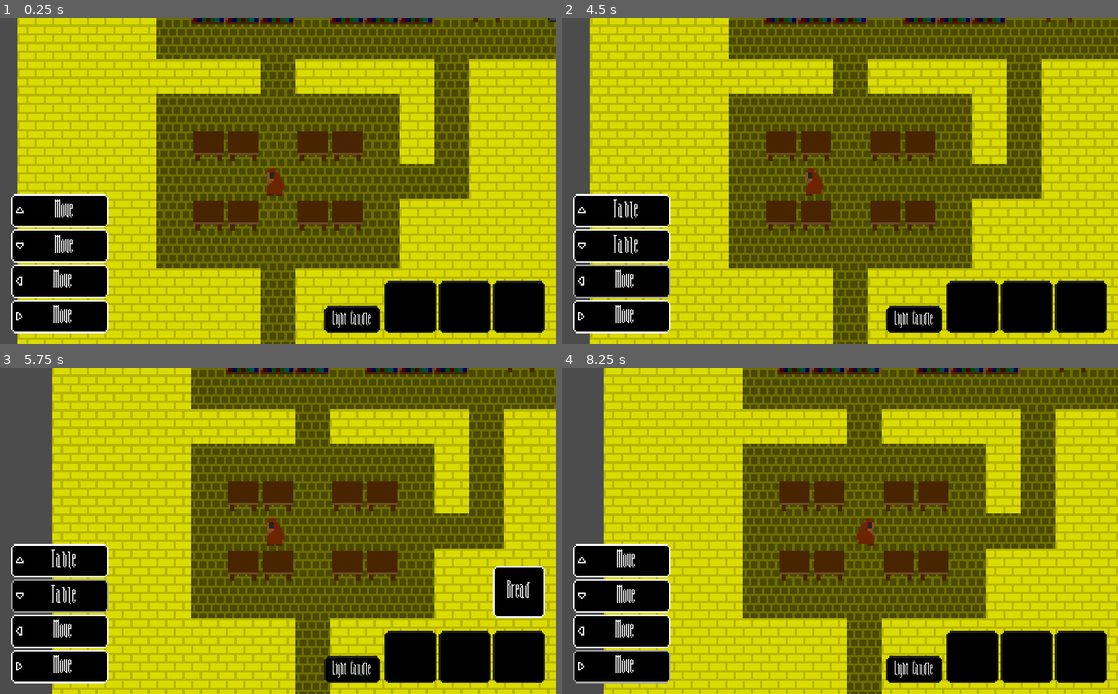
Above: before the commit, frames 1-4 (two rows, left to right).
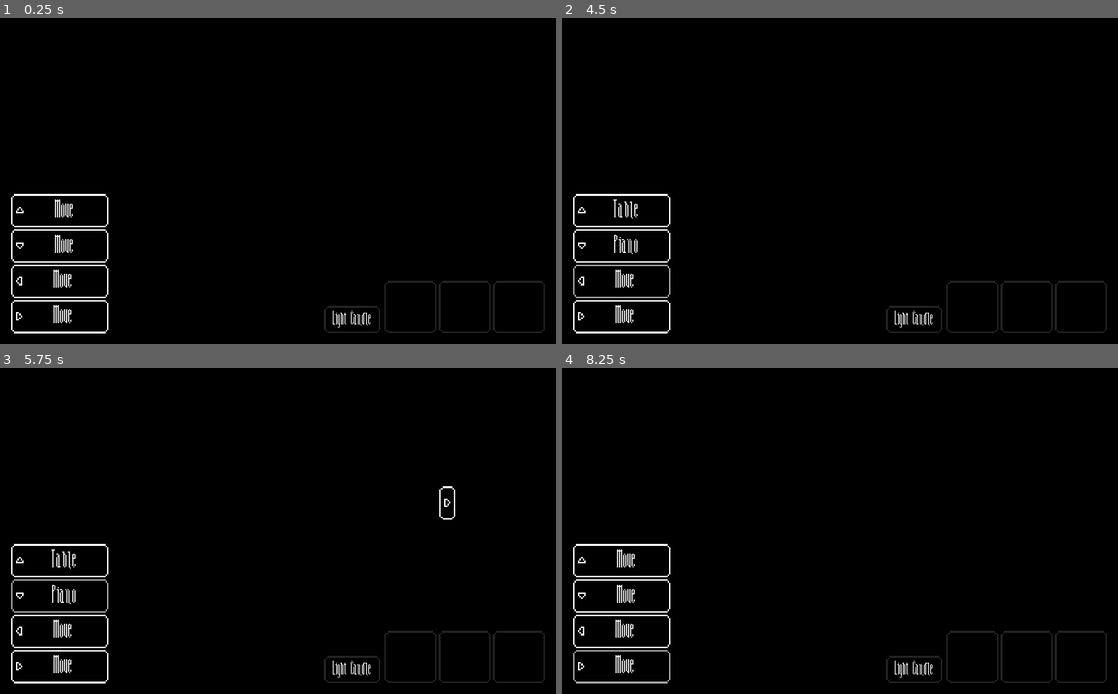
Above: after the commit, the same moments.

Repository: Demindiro/you-are-alone
Game: Godot game, scene res://test_map.tscn
Same seed, same stepped clock (60 frames per second), same inputs: the game is played once before the commit and once after it. This scene is started directly instead of the project's main scene.
Inputs (mouse positions are in pixels of both pictures, inside the frame that each line leads up to):
- Up to frame 1 (0.25 s): no input
- Up to frame 2 (4.5 s): click "Move" at 0.5 s; hold Up (move_up) 1.28-2.75 s; click "Move" at 2.75 s; hold Left (move_left) 3.53-4.25 s; click "Move" at 4.25 s
- Up to frame 3 (5.75 s): click "Table" (after the commit: "Piano") at 5 s
- Up to frame 4 (8.25 s): click (1006, 504) at 5.77 s; click (1006, 504) at 6.52 s; click "Table" at 7.25 s; click "Move" at 8 s

The runs differ from the first frame. In frame 1, 88% of the frame differs, in the area x 0-100%, y 0-100%; in frame 2, 88%; in frame 3, 87%; in frame 4, 88%.

Commit message:
Add piano puzzle

Diff:
--- a/map/map.gd
+++ b/map/map.gd
@@ -12,6 +12,7 @@
 const DOOR_ID := 2
 
 const JESUS_ID := 15
+const PIANO_ID := 16
 
 const TILE_TO_ACTION_MAP := {
 	WALL_ID: GWJ30_TileAction_Wall,
@@ -34,7 +35,8 @@
 }
 
 const PUZZLES := {
-	GWJ30_TileAction_Puzzle_Jesus: JESUS_ID
+	GWJ30_TileAction_Puzzle_Jesus: JESUS_ID,
+	GWJ30_TileAction_Puzzle_Piano: PIANO_ID,
 }
 
 var actions := {}
@@ -98,8 +100,8 @@
 	inventory_positions_shuffled.shuffle()
 	var puzzles_shuffled := PUZZLES.keys()
 	puzzles_shuffled.shuffle()
-	for i in 1:
-		var key: PoolIntArray = inventory_positions.pop_back()
+	for i in 2:
+		var key: PoolIntArray = inventory_positions_shuffled.pop_back()
 		var pzl = puzzles_shuffled.pop_back()
 		actions[key] = pzl.new()
 		actions[key].position = Vector2(key[0], key[1])
--- a/player/player.tscn
+++ b/player/player.tscn
@@ -48,31 +48,26 @@
 animation = "walking"
 
 [node name="Center shadow" type="MeshInstance2D" parent="Visual"]
-visible = false
 material = ExtResource( 3 )
 position = Vector2( 8, 8 )
 mesh = SubResource( 2 )
 
 [node name="Cover left" type="MeshInstance2D" parent="Visual"]
-visible = false
 material = SubResource( 4 )
 position = Vector2( -1040, -992 )
 mesh = SubResource( 5 )
 
 [node name="Cover up" type="MeshInstance2D" parent="Visual"]
-visible = false
 material = SubResource( 4 )
 position = Vector2( 1000, -1040 )
 mesh = SubResource( 5 )
 
 [node name="Cover right" type="MeshInstance2D" parent="Visual"]
-visible = false
 material = SubResource( 4 )
 position = Vector2( 1056, 992 )
 mesh = SubResource( 5 )
 
 [node name="Cover down" type="MeshInstance2D" parent="Visual"]
-visible = false
 material = SubResource( 4 )
 position = Vector2( -992, 1056 )
 mesh = SubResource( 5 )
--- a/project.godot
+++ b/project.godot
@@ -138,6 +138,11 @@
 "class": "GWJ30_TileAction_Puzzle_Jesus",
 "language": "GDScript",
 "path": "res://puzzles/jesus/puzzle.gd"
+}, {
+"base": "GWJ30_TileAction_Puzzle",
+"class": "GWJ30_TileAction_Puzzle_Piano",
+"language": "GDScript",
+"path": "res://puzzles/piano/puzzle.gd"
 }, {
 "base": "GWJ30_TileAction_Inventory",
 "class": "GWJ30_TileAction_Table",
@@ -176,6 +181,7 @@
 "GWJ30_TileAction_Puzzle": "",
 "GWJ30_TileAction_Puzzle_Door": "",
 "GWJ30_TileAction_Puzzle_Jesus": "",
+"GWJ30_TileAction_Puzzle_Piano": "",
 "GWJ30_TileAction_Table": "",
 "GWJ30_TileAction_Wall": ""
 }
--- /dev/null
+++ b/puzzles/piano/puzzle.gd
@@ -0,0 +1,53 @@
+extends GWJ30_TileAction_Puzzle
+class_name GWJ30_TileAction_Puzzle_Piano
+
+class Puzzle:
+	extends GWJ30_TileActionResult_Puzzle
+	var notes := PoolIntArray()
+	var solution := PoolIntArray()
+
+	const LENGTH := 4
+	const PITCHES := 3
+
+	func _init() -> void:
+		for i in LENGTH:
+			solution.push_back(randi() % PITCHES)
+
+	func put_item(item: String) -> bool:
+		if item == "Button":
+			notes.push_back(-1)
+			return true
+		return false
+
+	func get_ui() -> Control:
+		var c: Control = preload("ui.tscn").instance()
+		c.puzzle = self
+		return c
+
+	func set_note(note: int, pitch: int) -> void:
+		notes[note] = pitch
+		if notes == solution:
+			emit_signal("solved")
+
+var puzzle := Puzzle.new()
+var inventory := GWJ30_TileActionResult_Inventory.new([null])
+
+func _init() -> void:
+	name = "Piano"
+	items = inventory.items
+	puzzle.owner = weakref(self)
+
+func get_necessary_items() -> PoolStringArray:
+	var a := PoolStringArray()
+	for _i in Puzzle.LENGTH:
+		a.push_back("Button")
+	return a
+
+func is_solved() -> bool:
+	return puzzle.notes == puzzle.solution
+
+func do(player: GWJ30_Player) -> GWJ30_TileActionResult:
+	if is_solved():
+		return inventory
+	else:
+		return puzzle
--- /dev/null
+++ b/puzzles/piano/ui.gd
@@ -0,0 +1,58 @@
+extends Control
+
+
+const LENGTH := 4
+const PITCHES := 3
+
+export var low_pitch_path := NodePath()
+export var medium_pitch_path := NodePath()
+export var high_pitch_path := NodePath()
+onready var low_pitch: AudioStreamPlayer = get_node(low_pitch_path)
+onready var medium_pitch: AudioStreamPlayer = get_node(medium_pitch_path)
+onready var high_pitch: AudioStreamPlayer = get_node(high_pitch_path)
+
+export(Array, NodePath) var note_paths := []
+
+export var timer_path := NodePath()
+onready var timer: Timer = get_node(timer_path)
+
+var progress := 0
+var puzzle
+
+
+func _ready() -> void:
+	for i in len(puzzle.solution) - len(puzzle.notes):
+		get_node(note_paths[-i - 1]).visible = false
+	for i in len(puzzle.notes):
+		if puzzle.notes[i] >= 0:
+			get_node(note_paths[i]).get_child(puzzle.notes[i]).pressed = true
+
+
+func play() -> void:
+	progress = 0
+	timer.start()
+	play_note()
+
+
+func play_note() -> void:
+	_play_pitch(puzzle.solution[progress])
+	progress += 1
+	if progress == len(puzzle.solution):
+		timer.stop()
+
+
+func selected_pitch(pitch: int, note: int):
+	_play_pitch(pitch)
+	puzzle.set_note(note, pitch)
+
+
+func _play_pitch(pitch: int) -> void:
+	match pitch:
+		0:
+			low_pitch.play()
+		1:
+			medium_pitch.play()
+		2:
+			high_pitch.play()
+		_:
+			assert(false, "Invalid pitch")
--- /dev/null
+++ b/puzzles/piano/ui.tscn
@@ -0,0 +1,79 @@
+[gd_scene load_steps=6 format=2]
+
+[ext_resource path="res://puzzles/piano/piano01.ogg" type="AudioStream" id=1]
+[ext_resource path="res://ui/arrow_right-x3.png" type="Texture" id=2]
+[ext_resource path="res://ui/theme.tres" type="Theme" id=3]
+[ext_resource path="res://puzzles/piano/ui.gd" type="Script" id=4]
+[ext_resource path="res://puzzles/piano/ui_note.tscn" type="PackedScene" id=5]
+
+[node name="Piano" type="Control"]
+anchor_right = 1.0
+anchor_bottom = 1.0
+theme = ExtResource( 3 )
+script = ExtResource( 4 )
+__meta__ = {
+"_edit_use_anchors_": false
+}
+low_pitch_path = NodePath("Low pitch")
+medium_pitch_path = NodePath("Medium pitch")
+high_pitch_path = NodePath("High pitch")
+note_paths = [ NodePath("Input/Note 0"), NodePath("Input/Note 1"), NodePath("Input/Note 2"), NodePath("Input/Note 3") ]
+timer_path = NodePath("Timer")
+
+[node name="Low pitch" type="AudioStreamPlayer" parent="."]
+stream = ExtResource( 1 )
+pitch_scale = 0.9
+
+[node name="Medium pitch" type="AudioStreamPlayer" parent="."]
+stream = ExtResource( 1 )
+
+[node name="High pitch" type="AudioStreamPlayer" parent="."]
+stream = ExtResource( 1 )
+pitch_scale = 1.1
+
+[node name="Play" type="Button" parent="."]
+anchor_left = 0.5
+anchor_top = 1.0
+anchor_right = 0.5
+anchor_bottom = 1.0
+margin_bottom = -20.0
+grow_horizontal = 2
+grow_vertical = 0
+focus_mode = 0
+mouse_default_cursor_shape = 2
+icon = ExtResource( 2 )
+__meta__ = {
+"_edit_use_anchors_": false
+}
+
+[node name="Timer" type="Timer" parent="."]
+
+[node name="Input" type="HBoxContainer" parent="."]
+anchor_left = 0.5
+anchor_right = 0.5
+margin_top = 20.0
+grow_horizontal = 2
+__meta__ = {
+"_edit_use_anchors_": false
+}
+
+[node name="Note 0" parent="Input" instance=ExtResource( 5 )]
+margin_right = 33.0
+
+[node name="Note 1" parent="Input" instance=ExtResource( 5 )]
+margin_left = 37.0
+margin_right = 70.0
+
+[node name="Note 2" parent="Input" instance=ExtResource( 5 )]
+margin_left = 74.0
+margin_right = 107.0
+
+[node name="Note 3" parent="Input" instance=ExtResource( 5 )]
+margin_left = 111.0
+margin_right = 144.0
+[connection signal="pressed" from="Play" to="." method="play"]
+[connection signal="timeout" from="Timer" to="." method="play_note"]
+[connection signal="selected" from="Input/Note 0" to="." method="selected_pitch" binds= [ 0 ]]
+[connection signal="selected" from="Input/Note 1" to="." method="selected_pitch" binds= [ 1 ]]
+[connection signal="selected" from="Input/Note 2" to="." method="selected_pitch" binds= [ 2 ]]
+[connection signal="selected" from="Input/Note 3" to="." method="selected_pitch" binds= [ 3 ]]
--- /dev/null
+++ b/puzzles/piano/ui_note.gd
@@ -0,0 +1,12 @@
+extends VBoxContainer
+
+signal selected(item)
+
+func _ready() -> void:
+	var group := ButtonGroup.new()
+	var i := 0
+	for c in get_children():
+		c.group = group
+		var e: int = c.connect("pressed", self, "emit_signal", ["selected", i])
+		assert(e == OK)
+		i += 1
--- /dev/null
+++ b/puzzles/piano/ui_note.tscn
@@ -0,0 +1,28 @@
+[gd_scene load_steps=2 format=2]
+
+[ext_resource path="res://puzzles/piano/ui_note.gd" type="Script" id=1]
+
+[node name="Note" type="VBoxContainer"]
+margin_right = 34.0
+margin_bottom = 188.0
+script = ExtResource( 1 )
+__meta__ = {
+"_edit_use_anchors_": false
+}
+
+[node name="Low" type="CheckBox" parent="."]
+margin_right = 34.0
+margin_bottom = 24.0
+focus_mode = 0
+
+[node name="Medium" type="CheckBox" parent="."]
+margin_top = 28.0
+margin_right = 34.0
+margin_bottom = 52.0
+focus_mode = 0
+
+[node name="High" type="CheckBox" parent="."]
+margin_top = 56.0
+margin_right = 34.0
+margin_bottom = 80.0
+focus_mode = 0
--- a/tiles/tileset.tres
+++ b/tiles/tileset.tres
@@ -8,6 +8,7 @@
 [ext_resource path="res://tiles/bookshelf.png" type="Texture" id=6]
 [ext_resource path="res://tiles/table.png" type="Texture" id=7]
 [ext_resource path="res://tiles/jesus.png" type="Texture" id=8]
+[ext_resource path="res://tiles/piano.png" type="Texture" id=9]
 
 [resource]
 0/name = "wall.png 0"
@@ -234,3 +235,17 @@
 15/shape_one_way_margin = 0.0
 15/shapes = [  ]
 15/z_index = 0
+16/name = "piano.png 16"
+16/texture = ExtResource( 9 )
+16/tex_offset = Vector2( 0, 0 )
+16/modulate = Color( 1, 1, 1, 1 )
+16/region = Rect2( 0, 0, 16, 16 )
+16/tile_mode = 0
+16/occluder_offset = Vector2( 0, 0 )
+16/navigation_offset = Vector2( 0, 0 )
+16/shape_offset = Vector2( 0, 0 )
+16/shape_transform = Transform2D( 1, 0, 0, 1, 0, 0 )
+16/shape_one_way = false
+16/shape_one_way_margin = 0.0
+16/shapes = [  ]
+16/z_index = 0
--- a/ui/theme.tres
+++ b/ui/theme.tres
@@ -47,13 +47,17 @@
 margin_bottom = 9.0
 modulate_color = Color( 0.207843, 0.207843, 0.207843, 1 )
 
-[sub_resource type="DynamicFont" id=6]
+[sub_resource type="AtlasTexture" id=6]
+
+[sub_resource type="AtlasTexture" id=7]
+
+[sub_resource type="DynamicFont" id=8]
 size = 64
 outline_color = Color( 1, 0.996078, 0.996078, 1 )
 font_data = ExtResource( 1 )
 
 [resource]
-default_font = SubResource( 6 )
+default_font = SubResource( 8 )
 Button/colors/font_color = Color( 1, 1, 1, 1 )
 Button/colors/font_color_disabled = Color( 1, 1, 1, 1 )
 Button/colors/font_color_hover = Color( 1, 1, 1, 1 )
@@ -73,10 +77,10 @@
 CheckBox/constants/check_vadjust = 0
 CheckBox/constants/hseparation = 4
 CheckBox/fonts/font = null
-CheckBox/icons/checked = null
-CheckBox/icons/radio_checked = null
-CheckBox/icons/radio_unchecked = null
-CheckBox/icons/unchecked = null
+CheckBox/icons/checked = ExtResource( 3 )
+CheckBox/icons/radio_checked = ExtResource( 3 )
+CheckBox/icons/radio_unchecked = SubResource( 6 )
+CheckBox/icons/unchecked = SubResource( 7 )
 CheckBox/styles/disabled = null
 CheckBox/styles/focus = null
 CheckBox/styles/hover = null
--- a/ui/ui.gd
+++ b/ui/ui.gd
@@ -99,6 +99,7 @@
 	clear_children(chest_inventory)
 	for e in player.items:
 		var btn := Button.new()
+		btn.focus_mode = Control.FOCUS_NONE
 		if e == null:
 			e = ""
 			btn.disabled = true
@@ -109,6 +110,7 @@
 		self_inventory.add_child(btn)
 	for e in player.open_inventory_items:
 		var btn := Button.new()
+		btn.focus_mode = Control.FOCUS_NONE
 		if e == null:
 			e = ""
 			btn.disabled = true
Not shown, added: puzzles/piano/piano01.ogg.import
Binary file added: tiles/piano.png
Not shown, added: tiles/piano.png.import
Not shown: 1 places in tiles/tileset.tres that only renumber resources
Not shown: 1 places in ui/theme.tres that only renumber resources
Not shown, added: puzzles/piano/piano01.ogg
